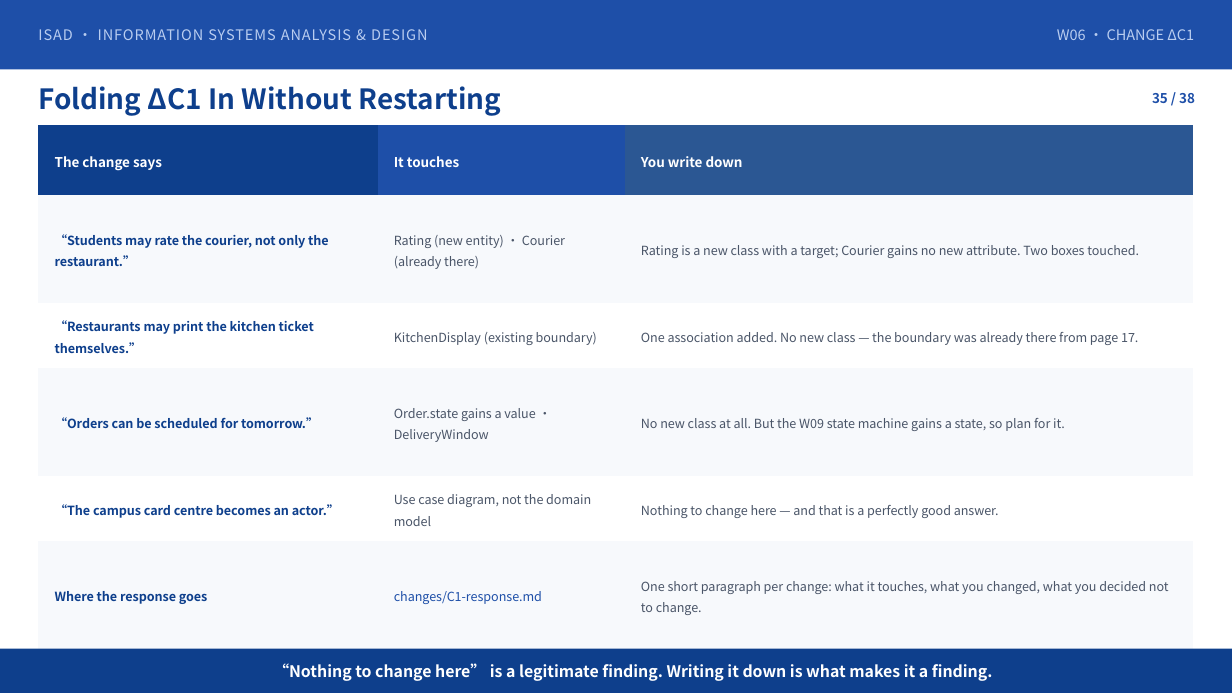
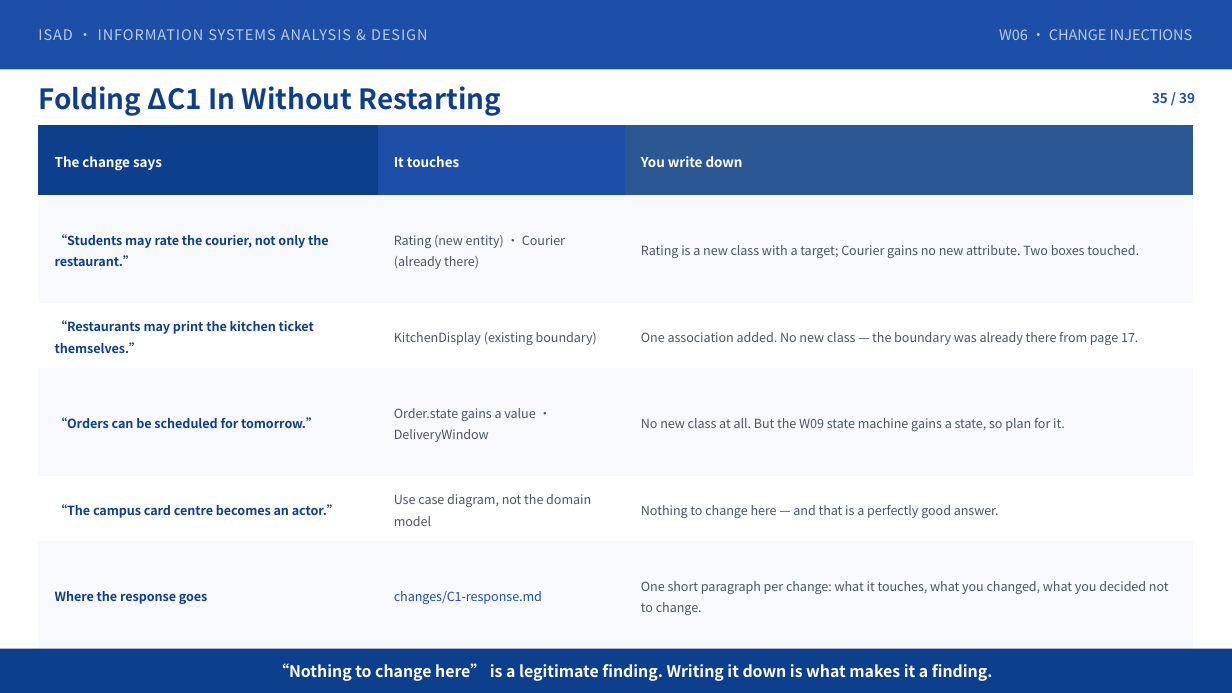
Before and after one commit to klausren/isad-course, a slide deck: slide 35 of 01-slides/W06-Domain-Modeling.pptx. Drawn at 1232x693 pixels with LibreOffice and Linux fonts; fonts in the diff are those of the drawing. Boxes give left, top, right and bottom in pixels: in the first picture for what was removed or moved away, otherwise in the second. Text is boxed around its words. In the diff, an @@ line names an element or a change of style, - is before the commit and + after.

Commit message:
W06 deck: add the closing task list and align it with the team's own topic
The team chose AI Skin Analysis and wrote twelve functional
requirements. The deck's worked examples, the noun-scan exercise and
the new final slide all use their material instead of the old fixed
case, and the Chinese edition is kept in step with the English one.

Slide 39 is the checklist they finish before leaving the room: scan
your own nouns, classify and draw, make one open decision, close out
M0 and tag m0. It carries the tag commands on the slide because this
is the first session where the protocol is actually exercised rather
than described.

Two corrections came with it. The old deck still taught delta-C1,
which was cancelled on 2026-10-15; only delta-C2 and delta-C3 remain,
and slides 34 to 36 now say so. The eight-class floor replaces the
old ten-class target, and slide 26 was rebuilt as a full-width page
showing where their own classes come from, which entities are outside
the boundary, and what the number is for.

Marks are unchanged.

```diff
--- a/01-slides/W06-Domain-Modeling.pptx
+++ b/01-slides/W06-Domain-Modeling.pptx
@@ text at [999,29,1193,40]: text changed @@
-W06 · CHANGE ΔC1
+W06 · CHANGE INJECTIONS
```
Also in this commit, not shown: 28 other slides changed, 2 slides added, 1 slide removed, 1 other file.
